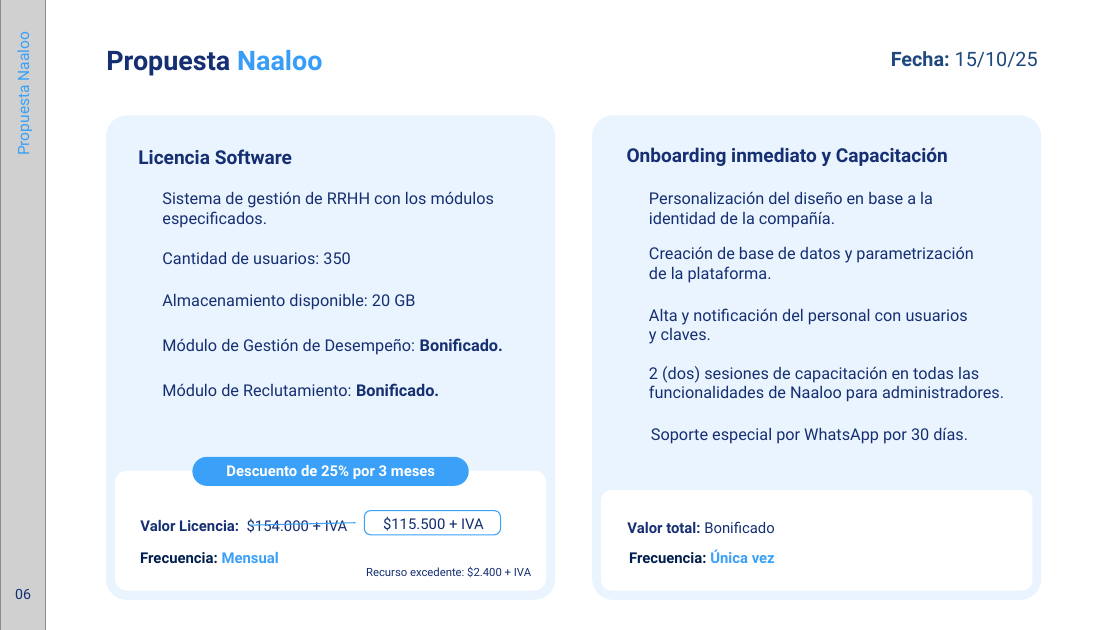
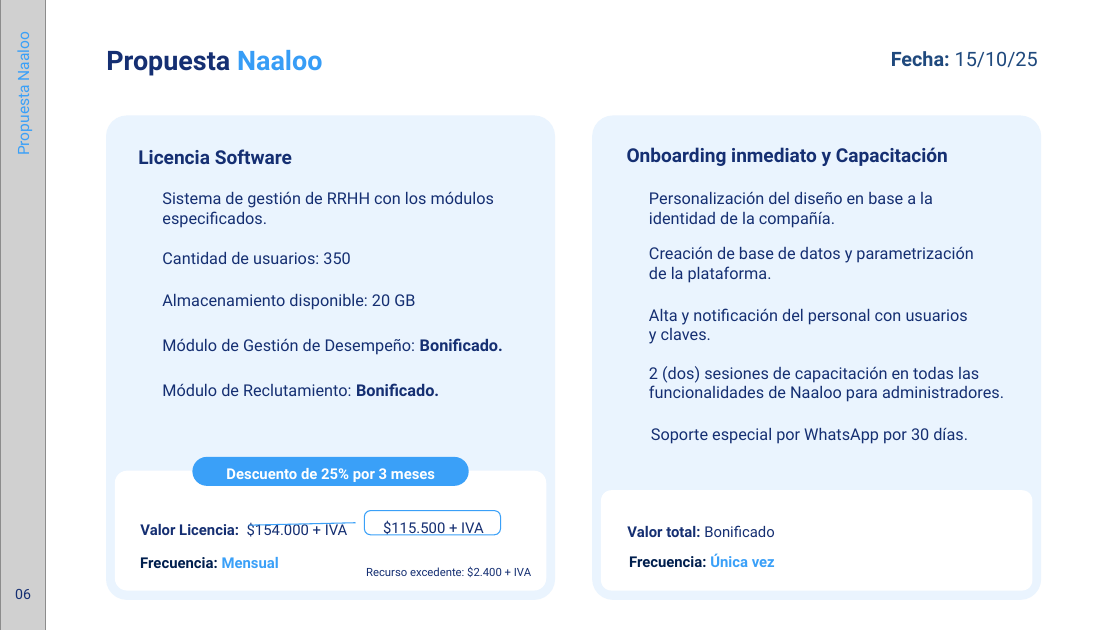
Before and after one commit to Enz1998/presupuestos, a slide deck: slide 6 of public/template_con_descuento.pptx. Drawn at 1120x630 pixels with LibreOffice and Linux fonts; fonts in the diff are those of the drawing; grey boxes stand for pictures; background and template pictures are left out. Boxes give left, top, right and bottom in pixels: in the first picture for what was removed or moved away, otherwise in the second. Text is boxed around its words. In the diff, an @@ line names an element or a change of style, - is before the commit and + after.

```diff
--- a/public/template_con_descuento.pptx
+++ b/public/template_con_descuento.pptx
@@ text "Descuento de 25% por 3 ..." at [226,468,435,482]: line spacing 24pt to 1.14 @@
@@ text "$115.500 + IVA" at [383,520,484,536]: line spacing 27pt to 1.29 @@
@@ line spacing 32pt to 1.52 in 4 elements at [140,522,348,537], [140,557,279,568], [627,525,774,537], [629,554,775,567] @@
```
Also in this commit, not shown: 8 other slides changed, 2 other files.
